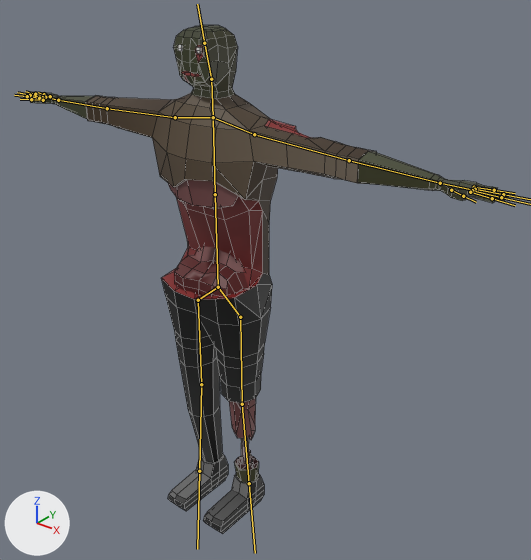
Renders of the FBX model Assets/Models/Zombies/common1.fbx from each side of a commit.
Before and after are seen from a 50 mm camera at (1.85, -2.0, 2.45) aimed at (0.17, 0.09, 1.15). The lights are fixed; the arrows at lower left show +X, +Y and +Z. The bones that bend it are drawn over the model as lines. Mesh edges are drawn as thin lines.
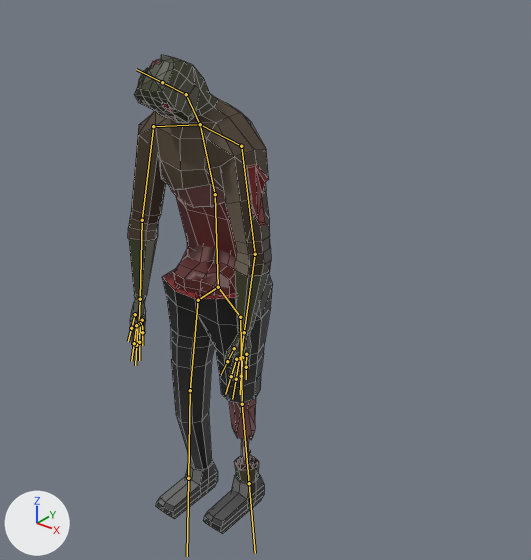
The newer file adds an action. The first version stands in its rest pose; the second is drawn at frame 193 of the action 'Armature|Armature|Armature|Armature|Armature|Zombie_Idle1|Armature|Zombi'.

Location of each change, (x1, y1, x2, y2) in pixels of the pictures (531 x 560 px):
'Cube', posed (70% narrower): before (25, 25, 508, 534); after (128, 55, 273, 534)
bone 'UpperBody', root to tip: before (215, 194) to (213, 117); after (215, 194) to (200, 124)
bone 'L.Shoulder', root to tip: before (213, 117) to (254, 134); after (200, 124) to (241, 146)
bone 'L.UpperArm', root to tip: before (254, 134) to (349, 160); after (241, 146) to (255, 254)
bone 'L.LowerArm', root to tip: before (349, 160) to (440, 183); after (255, 254) to (244, 332)
bone 'Neck', root to tip: before (213, 117) to (211, 79); after (200, 124) to (186, 94)
bone 'Head', root to tip: before (211, 79) to (204, 43); after (186, 94) to (162, 82)
bone 'R.Shoulder', root to tip: before (213, 117) to (175, 117); after (200, 124) to (153, 126)
bone 'R.UpperArm', root to tip: before (175, 117) to (107, 108); after (153, 126) to (142, 220)
bone 'R.LowerArm', root to tip: before (107, 108) to (58, 100); after (142, 220) to (140, 299)
bone 'R.UpperLeg', root to tip: before (198, 300) to (201, 384); after (198, 300) to (190, 390)
bone 'R.LowerLeg', root to tip: before (201, 384) to (199, 471); after (190, 390) to (188, 478)

The change, as a diff of the scene's bpy script:
```diff
--- a/Assets/Models/Zombies/common1.fbx.py
+++ b/Assets/Models/Zombies/common1.fbx.py
@@ bone_lowerbody @@
 bone_lowerbody = bpy.data.objects['Armature'].pose.bones['LowerBody']
-bone_lowerbody.rotation_quaternion = (1.0, 0.0, 0.0, 0.0)  # degrees (0, 0, 0)
+bone_lowerbody.rotation_quaternion = (0.999, 0.0, 0.044, 0.0)  # degrees (0, 5, 0)
@@ bone_upperbody @@
 bone_upperbody = bpy.data.objects['Armature'].pose.bones['UpperBody']  # child of 'LowerBody'
-bone_upperbody.rotation_quaternion = (1.0, 0.0, 0.0, 0.0)  # degrees (0, 0, 0)
+bone_upperbody.rotation_quaternion = (0.991, 0.131, 0.0, 0.0)  # degrees (15, 0, 0)
@@ bone_l_shoulder @@
 bone_l_shoulder = bpy.data.objects['Armature'].pose.bones['L.Shoulder']  # child of 'UpperBody'
-bone_l_shoulder.rotation_quaternion = (1.0, 0.0, 0.0, 0.0)  # degrees (0, 0, 0)
+bone_l_shoulder.rotation_quaternion = (0.992, -0.032, -0.101, -0.065)  # degrees (-3, -12, -7)
@@ bone_l_upperarm @@
 bone_l_upperarm = bpy.data.objects['Armature'].pose.bones['L.UpperArm']  # child of 'L.Shoulder'
-bone_l_upperarm.rotation_quaternion = (1.0, 0.0, 0.0, 0.0)  # degrees (0, 0, 0)
+bone_l_upperarm.rotation_quaternion = (0.794, -0.596, 0.08, -0.087)  # degrees (-74, 1, -14)
@@ bone_l_lowerarm @@
 bone_l_lowerarm = bpy.data.objects['Armature'].pose.bones['L.LowerArm']  # child of 'L.UpperArm'
-bone_l_lowerarm.rotation_quaternion = (1.0, 0.0, 0.0, 0.0)  # degrees (0, 0, 0)
+bone_l_lowerarm.rotation_quaternion = (0.99, -0.106, -0.047, -0.081)  # degrees (-12, -6, -9)
@@ bone_neck @@
 bone_neck = bpy.data.objects['Armature'].pose.bones['Neck']  # child of 'UpperBody'
-bone_neck.rotation_quaternion = (1.0, 0.0, 0.0, 0.0)  # degrees (0, 0, 0)
+bone_neck.rotation_quaternion = (0.991, 0.132, 0.001, -0.001)  # degrees (15, 0, 0)
@@ bone_head @@
 bone_head = bpy.data.objects['Armature'].pose.bones['Head']  # child of 'Neck'
-bone_head.rotation_quaternion = (1.0, 0.0, 0.0, 0.0)  # degrees (0, 0, 0)
+bone_head.rotation_quaternion = (0.984, -0.177, 0.0, -0.002)  # degrees (-20, 0, 0)
@@ bone_r_shoulder @@
 bone_r_shoulder = bpy.data.objects['Armature'].pose.bones['R.Shoulder']  # child of 'UpperBody'
-bone_r_shoulder.rotation_quaternion = (1.0, 0.0, 0.0, 0.0)  # degrees (0, 0, 0)
+bone_r_shoulder.rotation_quaternion = (0.987, -0.013, 0.133, -0.091)  # degrees (-3, 15, -11)
@@ bone_r_upperarm @@
 bone_r_upperarm = bpy.data.objects['Armature'].pose.bones['R.UpperArm']  # child of 'R.Shoulder'
-bone_r_upperarm.rotation_quaternion = (1.0, 0.0, 0.0, 0.0)  # degrees (0, 0, 0)
+bone_r_upperarm.rotation_quaternion = (0.792, 0.606, -0.063, -0.028)  # degrees (75, -4, -7)
@@ bone_r_lowerarm @@
 bone_r_lowerarm = bpy.data.objects['Armature'].pose.bones['R.LowerArm']  # child of 'R.UpperArm'
-bone_r_lowerarm.rotation_quaternion = (1.0, 0.0, 0.0, 0.0)  # degrees (0, 0, 0)
+bone_r_lowerarm.rotation_quaternion = (0.984, 0.126, 0.01, -0.129)  # degrees (14, 3, -15)
@@ bone_r_upperleg @@
 bone_r_upperleg = bpy.data.objects['Armature'].pose.bones['R.UpperLeg']  # child of 'R.Hip'
-bone_r_upperleg.rotation_quaternion = (1.0, 0.0, 0.0, 0.0)  # degrees (0, 0, 0)
+bone_r_upperleg.rotation_quaternion = (0.996, -0.087, -0.003, 0.001)  # degrees (-10, 0, 0)
@@ bone_r_lowerleg @@
 bone_r_lowerleg = bpy.data.objects['Armature'].pose.bones['R.LowerLeg']  # child of 'R.UpperLeg'
-bone_r_lowerleg.rotation_quaternion = (1.0, 0.0, 0.0, 0.0)  # degrees (0, 0, 0)
+bone_r_lowerleg.rotation_quaternion = (0.996, 0.087, 0.001, 0.0)  # degrees (10, 0, 0)
```
